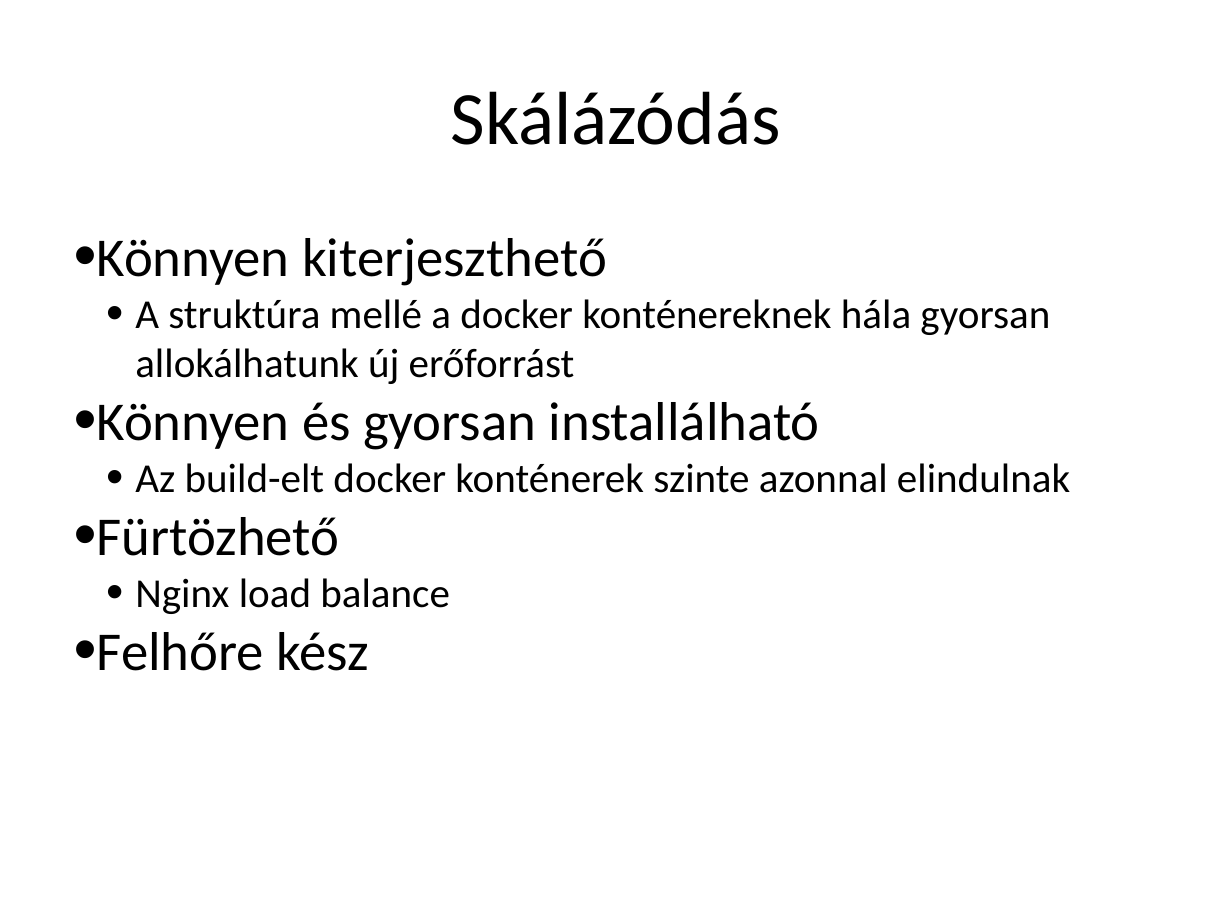
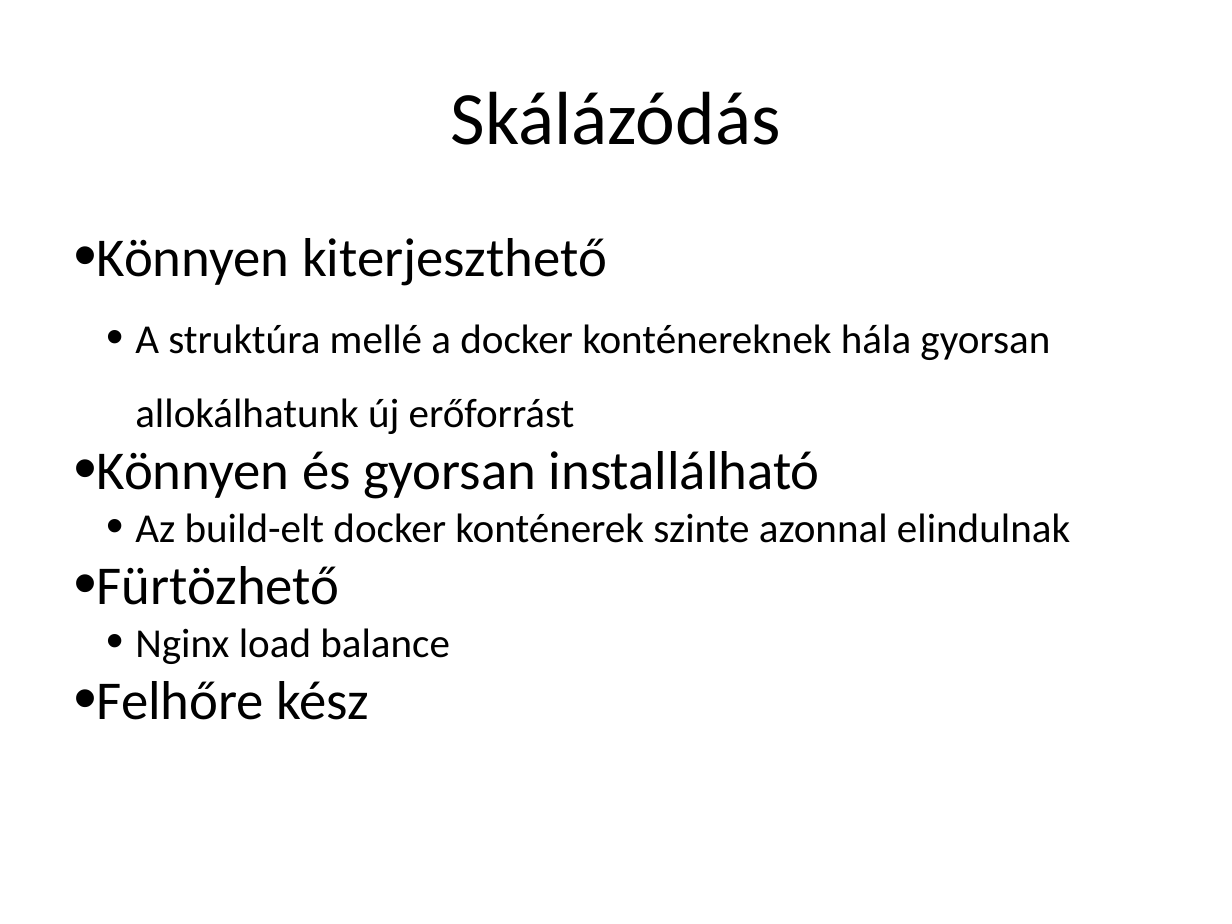
Before and after one commit to borlayda/Stump, a slide deck: slide 12 of Szarch-prezi.pptx. Drawn at 1232x924 pixels with LibreOffice and Linux fonts; fonts in the diff are those of the drawing. Boxes give left, top, right and bottom in pixels: in the first picture for what was removed or moved away, otherwise in the second. Text is boxed around its words. In the diff, an @@ line names an element or a change of style, - is before the commit and + after.

```diff
--- a/Szarch-prezi.pptx
+++ b/Szarch-prezi.pptx
@@ text at (x1=135, y1=324, x2=1050, y2=434): line spacing 1 to 1.5 @@
```
Also in this commit, not shown: 7 other slides changed, 1 slide added.
